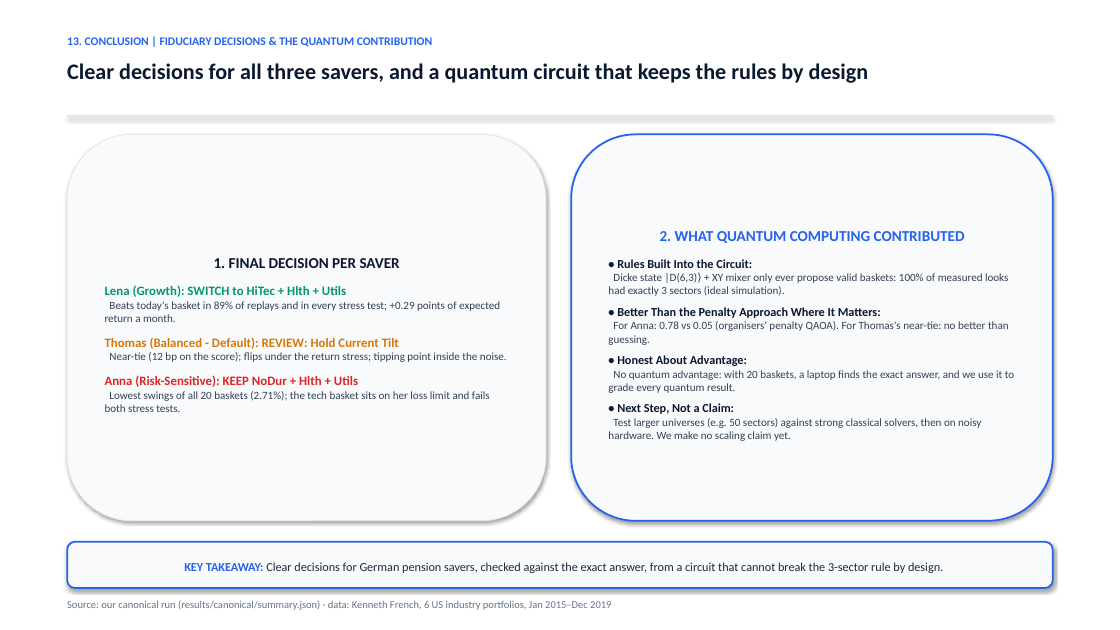
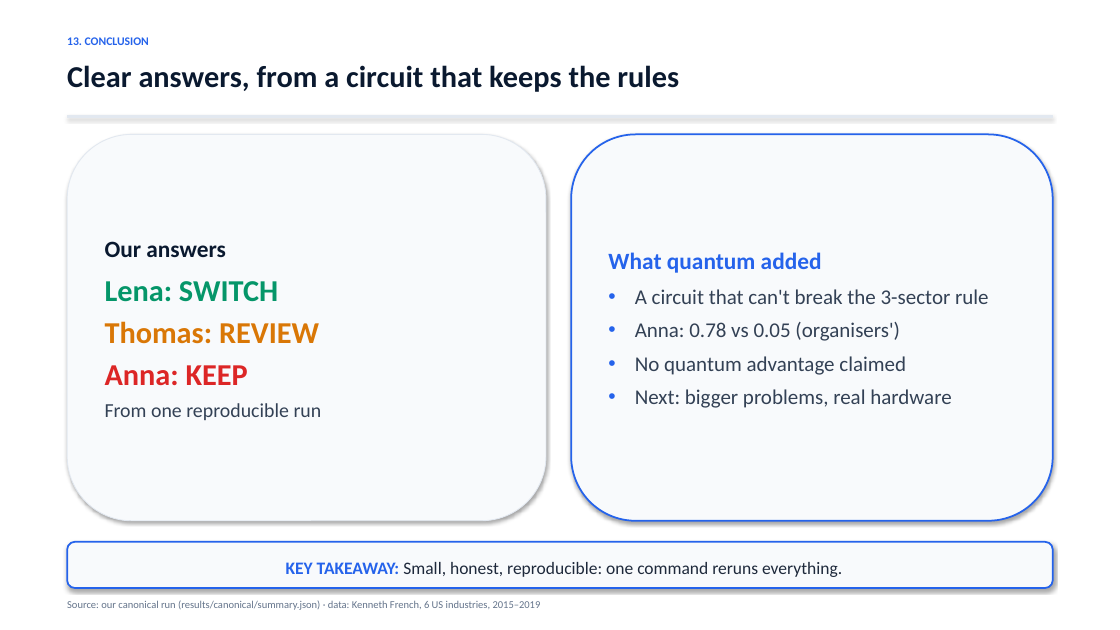
Before and after one commit to jonas221101/quantum-hackathon-finance, a slide deck: slide 23 of docs/deck/MBB_Pitch_Presentation_reviewed.pptx. Drawn at 1120x630 pixels with LibreOffice and Linux fonts; fonts in the diff are those of the drawing. Boxes give left, top, right and bottom in pixels: in the first picture for what was removed or moved away, otherwise in the second. Text is boxed around its words. In the diff, an @@ line names an element or a change of style, - is before the commit and + after.

```diff
--- a/docs/deck/MBB_Pitch_Presentation_reviewed.pptx
+++ b/docs/deck/MBB_Pitch_Presentation_reviewed.pptx
@@ text at [67,37,149,45]: text changed @@
-13. CONCLUSION | FIDUCIARY DECISIONS & THE QUANTUM CONTRIBUTION
+13. CONCLUSION
@@ text at [67,65,679,92]: text changed; size 19 to 26 pt @@
-Clear decisions for all three savers, and a quantum circuit that keeps the rules by design
+Clear answers, from a circuit that keeps the rules
@@ text in rounded rectangle at [105,241,322,420]: text changed; size 9.5 to 26 pt; bold on @@
-1. FINAL DECISION PER SAVER
-Lena (Growth): SWITCH to HiTec + Hlth + Utils
-Beats today's basket in 89% of replays and in every stress test; +0.29 points of expected return a month.
-Thomas (Balanced - Default): REVIEW: Hold Current Tilt
-Near-tie (12 bp on the score); flips under the return stress; tipping point inside the noise.
-Anna (Risk-Sensitive): KEEP NoDur + Hlth + Utils
-Lowest swings of all 20 baskets (2.71%); the tech basket sits on her loss limit and fails both stress tests.
+Our answers
+Lena: SWITCH
+Thomas: REVIEW
+Anna: KEEP
+From one reproducible run
@@ text in rounded rectangle at [608,252,989,408]: text changed; size 9.5 to 18 pt @@
-2. WHAT QUANTUM COMPUTING CONTRIBUTED
-• Rules Built Into the Circuit:
-Dicke state |D(6,3)⟩ + XY mixer only ever propose valid baskets: 100% of measured looks had exactly 3 sectors (ideal simulation).
-• Better Than the Penalty Approach Where It Matters:
-For Anna: 0.78 vs 0.05 (organisers' penalty QAOA). For Thomas's near-tie: no better than guessing.
-• Honest About Advantage:
-No quantum advantage: with 20 baskets, a laptop finds the exact answer, and we use it to grade every quantum result.
-• Next Step, Not a Claim:
-Test larger universes (e.g. 50 sectors) against strong classical solvers, then on noisy hardware. We make no scaling claim yet.
+What quantum added
+• A circuit that can't break the 3-sector rule
+• Anna: 0.78 vs 0.05 (organisers')
+• No quantum advantage claimed
+• Next: bigger problems, real hardware
@@ text in rounded rectangle at [286,562,842,577]: text changed; size 10.5 to 15 pt @@
-KEY TAKEAWAY: Clear decisions for German pension savers, checked against the exact answer, from a circuit that cannot break the 3-sector rule by design.
+KEY TAKEAWAY: Small, honest, reproducible: one command reruns everything.
@@ text at [67,600,541,610]: text changed @@
-Source: our canonical run (results/canonical/summary.json) · data: Kenneth French, 6 US industry portfolios, Jan 2015–Dec 2019
+Source: our canonical run (results/canonical/summary.json) · data: Kenneth French, 6 US industries, 2015–2019
```
Also in this commit, not shown: 13 other slides changed, 1 other file.
